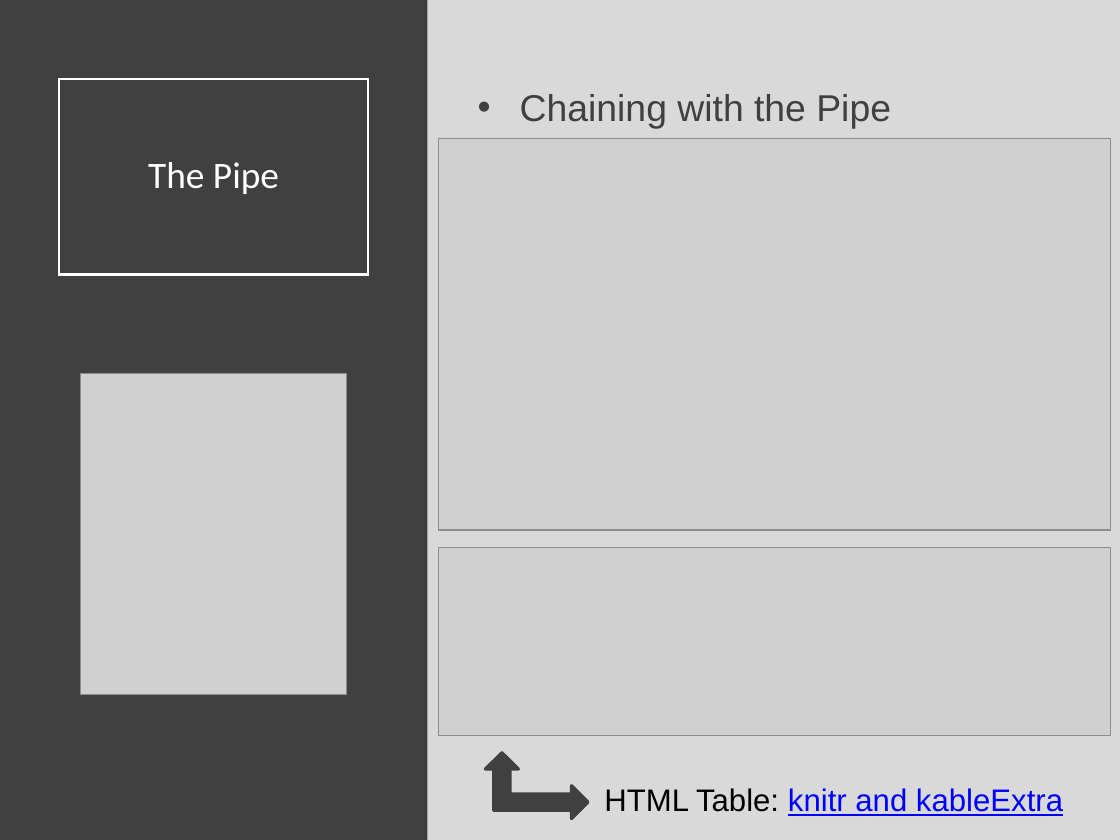
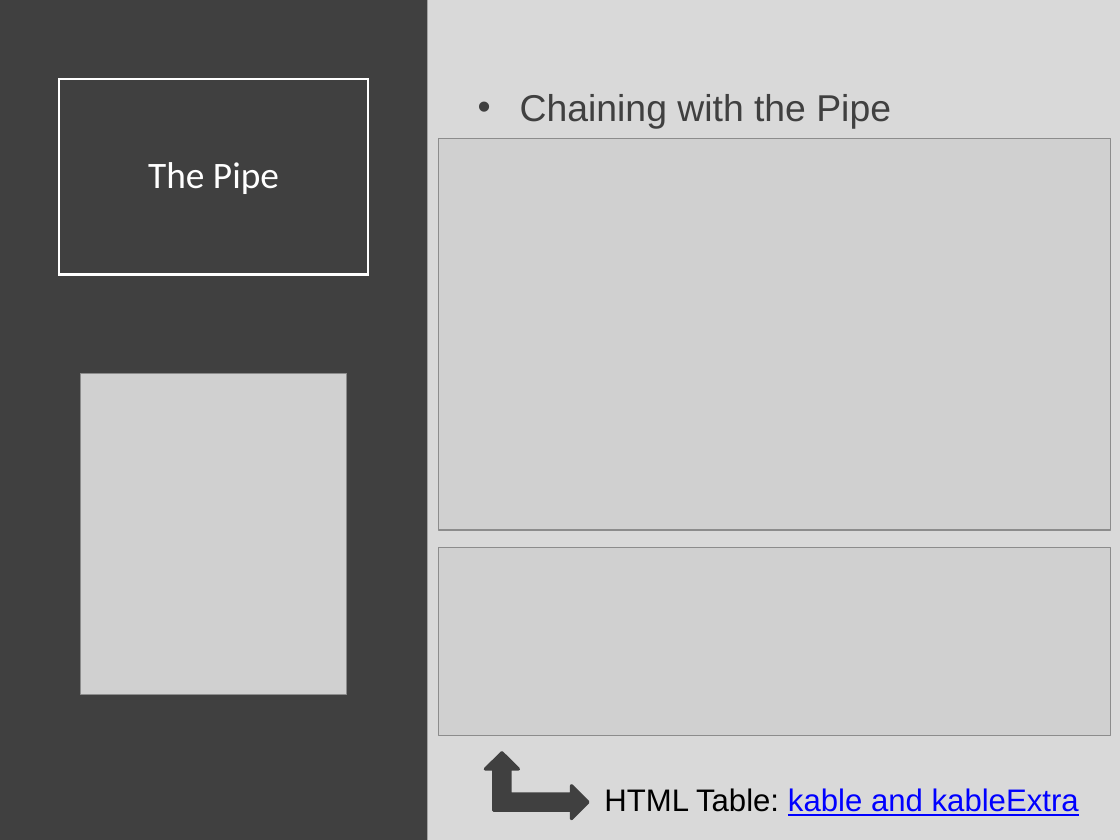
Before and after one commit to Yixf-Self/STOR320_WEBSITE, a slide deck: slide 4 of Lecture/Data Transformation 3/Data_Transformation_3_Lecture.pptx. Drawn at 1120x840 pixels with LibreOffice and Linux fonts; fonts in the diff are those of the drawing; grey boxes stand for pictures. Boxes give left, top, right and bottom in pixels: in the first picture for what was removed or moved away, otherwise in the second. Text is boxed around its words. In the diff, an @@ line names an element or a change of style, - is before the commit and + after.

Commit message:
Lecture 3 fix

```diff
--- a/Lecture/Data Transformation 3/Data_Transformation_3_Lecture.pptx
+++ b/Lecture/Data Transformation 3/Data_Transformation_3_Lecture.pptx
@@ text at [604, 788, 1079, 816]: text changed @@
-HTML Table: knitr and kableExtra
+HTML Table: kable and kableExtra
```
Also in this commit, not shown: 3 other files.
